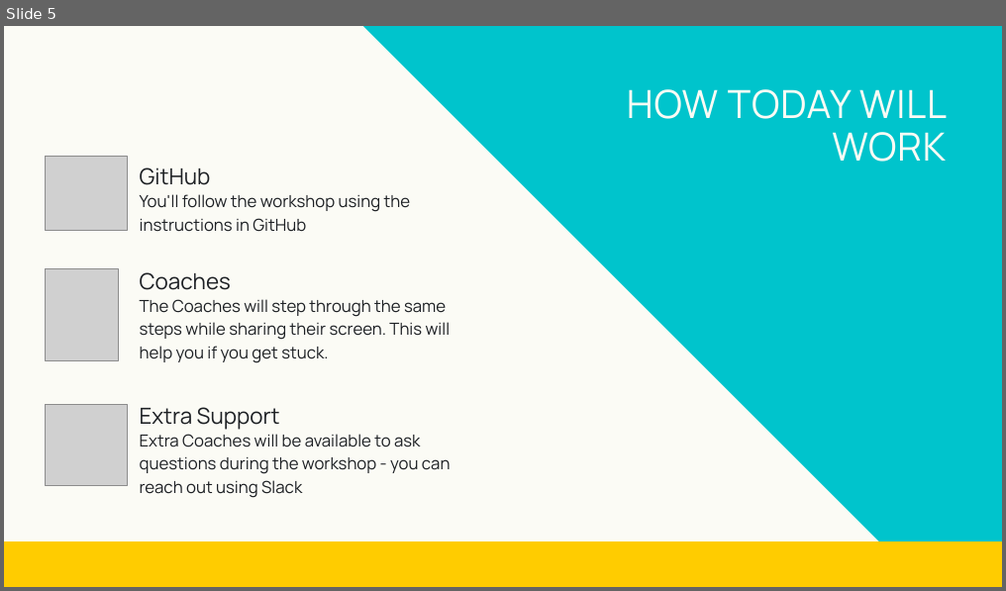
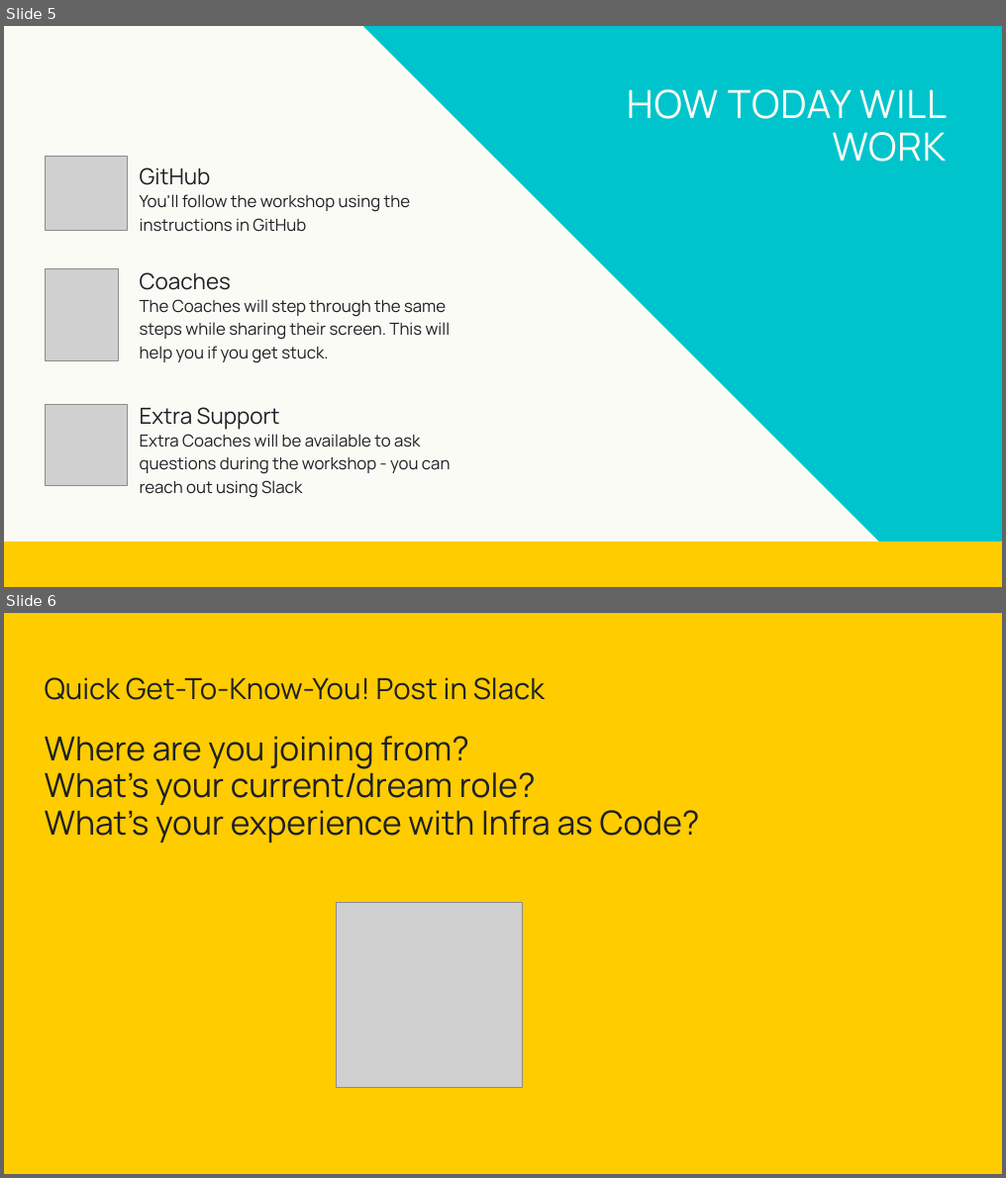
Before and after one commit to DevOps-Represent/terraform-workshop, a slide deck: facilitator/terraform-workshop-intro.pptx. Shown one above the other, each under a label of ours: slide 5 before the commit, slides 5 and 6 after it. The pictures are 1006x591 and 1006x1178 pixels, drawn with LibreOffice and Linux fonts; fonts in the diff are those of the drawing; grey boxes stand for pictures. Boxes give left, top, right and bottom in pixels: in the first picture for what was removed or moved away, otherwise in the second. Text is boxed around its words. In the diff, an @@ line names an element or a change of style, - is before the commit and + after.

```diff
--- a/facilitator/terraform-workshop-intro.pptx
+++ b/facilitator/terraform-workshop-intro.pptx
@@ slide 6 added at (x1=4, y1=613, x2=1002, y2=1174), background #FFCC00 @@
@@ text added at (x1=45, y1=677, x2=545, y2=700), 42 pt, text #1D2024 @@
+Quick Get-To-Know-You! Post in Slack
@@ text added at (x1=45, y1=736, x2=700, y2=843), 48 pt, text #1D2024 @@
+Where are you joining from?
+What’s your current/dream role?
+What’s your experience with Infra as Code?
@@ picture added at (x1=337, y1=902, x2=522, y2=1087) @@
```
Also in this commit, not shown: 2 slides changed, 2 other files.
